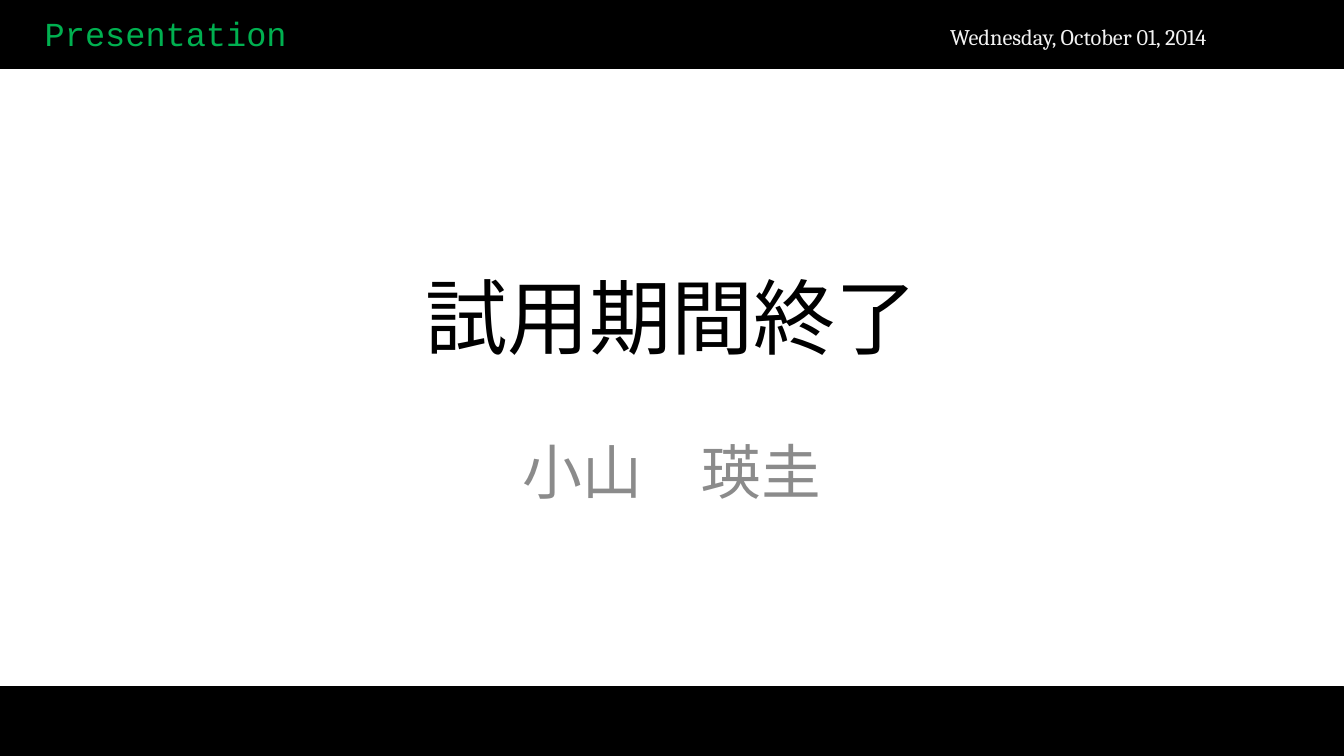
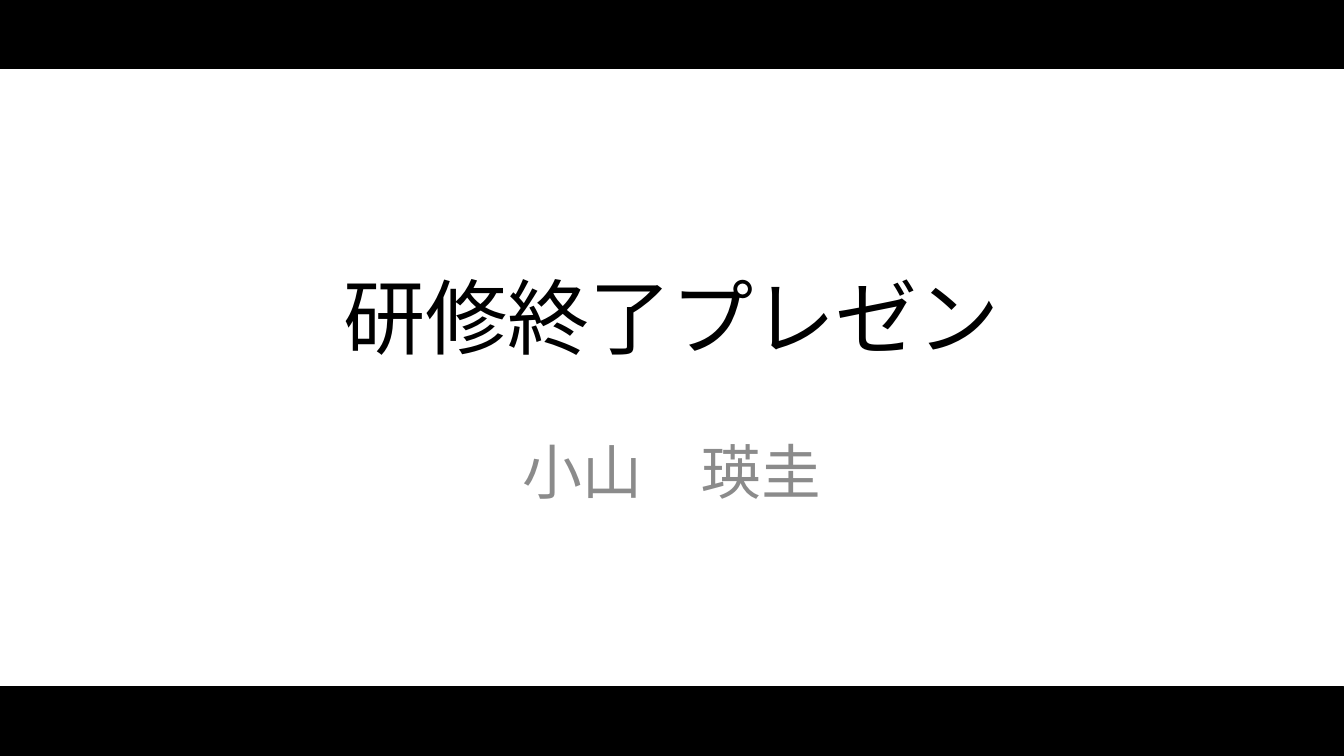
Before and after one commit to scarecrow173/Test, a slide deck: slide 1 of 試用期間終了.pptx. Drawn at 1344x756 pixels with LibreOffice and Linux fonts; fonts in the diff are those of the drawing; background and template pictures are left out. Boxes give left, top, right and bottom in pixels: in the first picture for what was removed or moved away, otherwise in the second. Text is boxed around its words. In the diff, an @@ line names an element or a change of style, - is before the commit and + after.

```diff
--- a/試用期間終了.pptx
+++ b/試用期間終了.pptx
@@ text removed at (45,21,287,47) @@
-Presentation
@@ text removed at (950,29,1206,50) @@
-Wednesday, October 01, 2014
@@ title at (343,279,1000,355): text changed @@
-試用期間終了
+研修終了プレゼン
```
Also in this commit, not shown: 20 other slides changed, 2 slides added, 11 other files.
